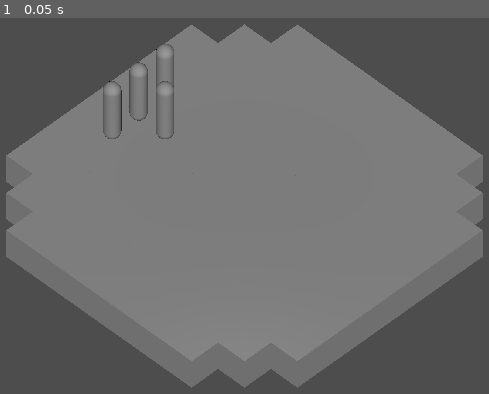
Above: before the commit, frame 1.
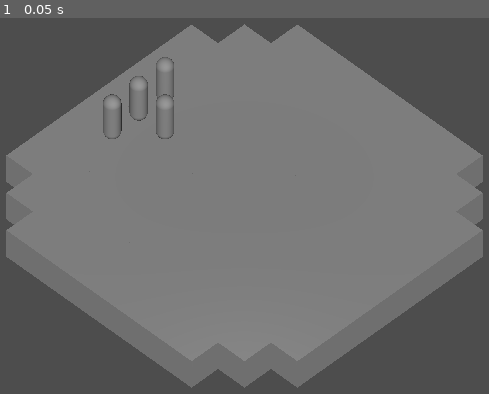
Above: after the commit, the same moment.

Repository: telmotrooper/meagre-tactics
Game: Godot game, scene res://main.tscn
The game is run twice, just before and just after one commit, with the same random seed, the same clock (stepped at 60 frames per second) and the same inputs.
Inputs:
- Up to frame 1 (0.05 s): no input

The runs differ from the first frame. In frame 1, 0.2% of the frame differs, in the area x 21-36%, y 6-24%.

Commit message:
decrease height of pieces

Diff:
--- a/main.tscn
+++ b/main.tscn
@@ -8,16 +8,16 @@
 [node name="Board" parent="." instance=ExtResource("1_655q7")]
 
 [node name="Piece" parent="." instance=ExtResource("2_6erff")]
-transform = Transform3D(1, 0, 0, 0, 1, 0, 0, 0, 1, -4, 1.5, -1)
+transform = Transform3D(1, 0, 0, 0, 1, 0, 0, 0, 1, -4, 1.25, -1)
 
 [node name="Piece2" parent="." instance=ExtResource("2_6erff")]
-transform = Transform3D(1, 0, 0, 0, 1, 0, 0, 0, 1, -4, 1.5, 0)
+transform = Transform3D(1, 0, 0, 0, 1, 0, 0, 0, 1, -4, 1.25, 0)
 
 [node name="Piece3" parent="." instance=ExtResource("2_6erff")]
-transform = Transform3D(1, 0, 0, 0, 1, 0, 0, 0, 1, -3, 1.5, 0)
+transform = Transform3D(1, 0, 0, 0, 1, 0, 0, 0, 1, -3, 1.25, 0)
 
 [node name="Piece4" parent="." instance=ExtResource("2_6erff")]
-transform = Transform3D(1, 0, 0, 0, 1, 0, 0, 0, 1, -4, 1.5, 1)
+transform = Transform3D(1, 0, 0, 0, 1, 0, 0, 0, 1, -4, 1.25, 1)
 
 [node name="Camera3D" type="Camera3D" parent="."]
 transform = Transform3D(0.707107, -0.5, 0.5, 0, 0.707107, 0.707107, -0.707107, -0.5, 0.5, 3, 4, 3)
--- a/piece.tscn
+++ b/piece.tscn
@@ -2,9 +2,11 @@
 
 [sub_resource type="CapsuleMesh" id="CapsuleMesh_45inp"]
 radius = 0.25
+height = 1.5
 
 [sub_resource type="CapsuleShape3D" id="CapsuleShape3D_qi4j4"]
 radius = 0.25
+height = 1.5
 
 [node name="Piece" type="CharacterBody3D"]
 transform = Transform3D(1, 0, 0, 0, 1, 0, 0, 0, 1, 0, 1.5, 0)
